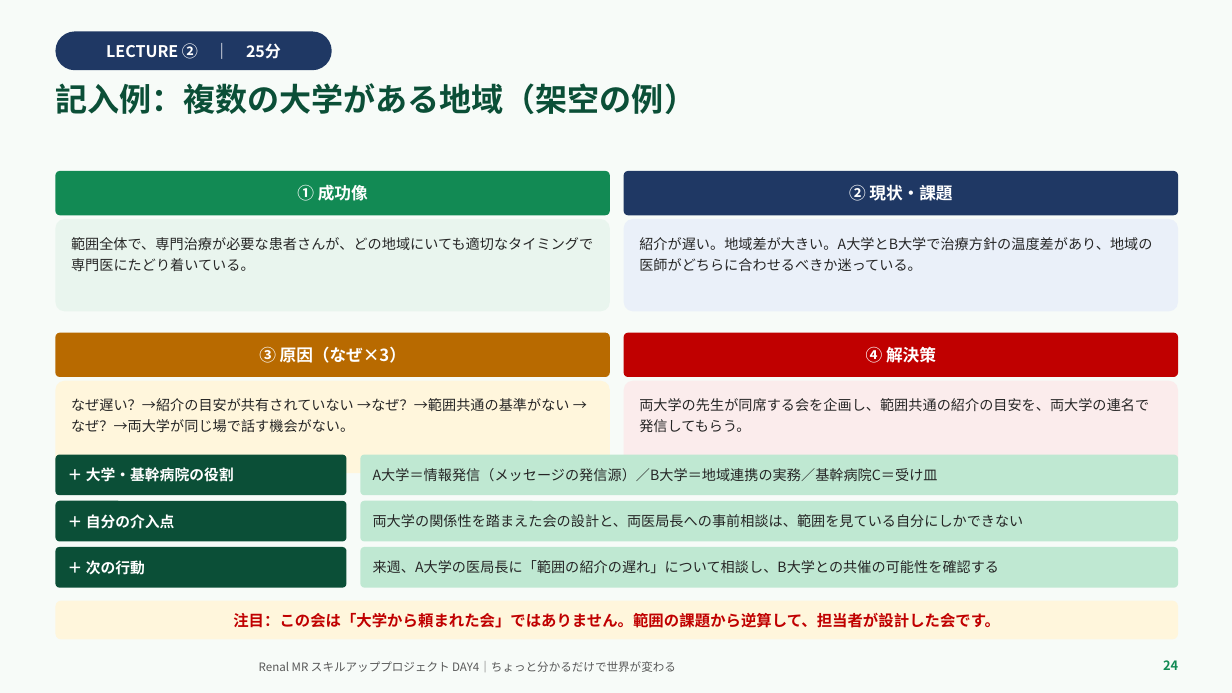
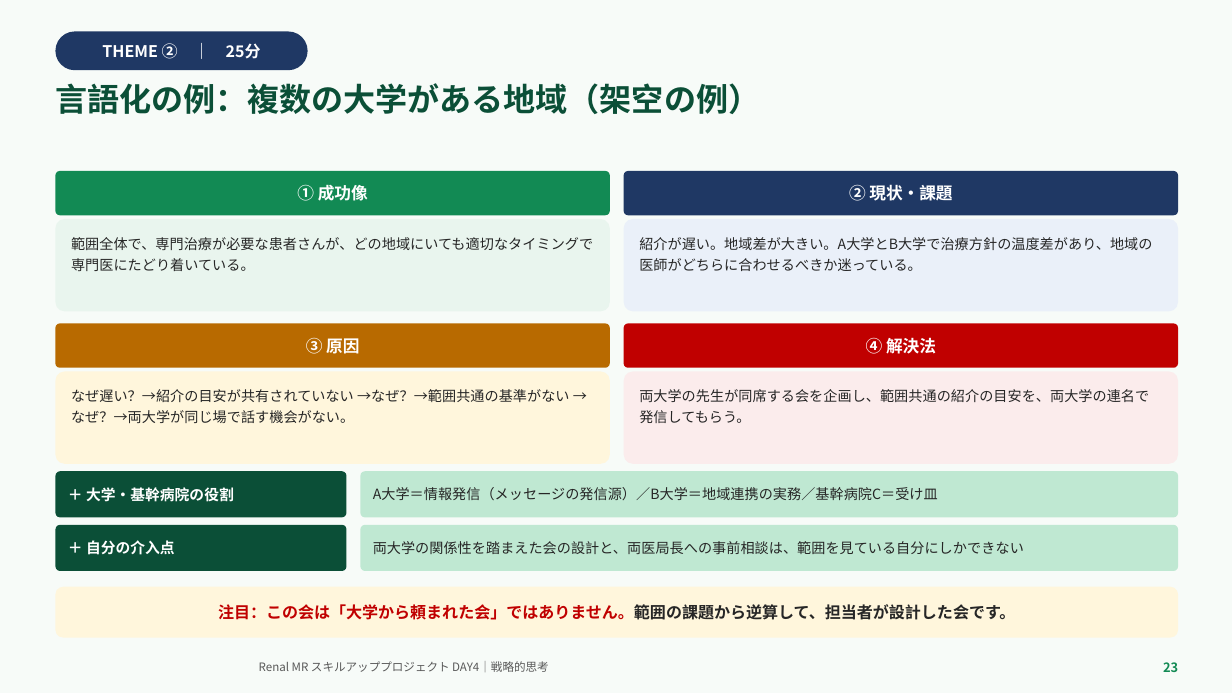
Before and after one commit to TAKUYA-1187/Claude, a slide deck: slide 23 of novartis_training/DAY4_ちょっと分かるだけで世界が変わる.pptx (slide 24 before the commit). Drawn at 1232x693 pixels with LibreOffice and Linux fonts; fonts in the diff are those of the drawing; background and template pictures are left out. Boxes give left, top, right and bottom in pixels: in the first picture for what was removed or moved away, otherwise in the second. Text is boxed around its words. In the diff, an @@ line names an element or a change of style, - is before the commit and + after.

```diff
--- a/novartis_training/DAY4_ちょっと分かるだけで世界が変わる.pptx
+++ b/novartis_training/DAY4_ちょっと分かるだけで世界が変わる.pptx
@@ rounded rectangle "THEME ② ｜ 25分" resized from (x1=55, y1=31, x2=332, y2=70) to (x1=55, y1=31, x2=308, y2=70) @@
@@ text in rounded rectangle at (x1=102, y1=43, x2=261, y2=59): text changed @@
-LECTURE ② ｜ 25分
+THEME ② ｜ 25分
@@ text at (x1=55, y1=83, x2=760, y2=114): text changed @@
-記入例：複数の大学がある地域（架空の例）
+言語化の例：複数の大学がある地域（架空の例）
@@ 4 rounded rectangles moved together from (x1=55, y1=333, x2=1178, y2=473) to (x1=55, y1=323, x2=1178, y2=464) @@
@@ text in rounded rectangle at (x1=306, y1=335, x2=359, y2=357): text changed @@
-③ 原因（なぜ×3）
+③ 原因
@@ text in rounded rectangle at (x1=866, y1=337, x2=936, y2=354): text changed @@
-④ 解決策
+④ 解決法
@@ rounded rectangle "＋ 大学・基幹病院の役割" resized from (x1=55, y1=455, x2=347, y2=495) to (x1=55, y1=471, x2=347, y2=518) @@
@@ rounded rectangle "A大学＝情報発信（メッセージの発信源）／B大学＝地域連携の実務／基幹病院C＝受け皿" resized from (x1=360, y1=455, x2=1178, y2=495) to (x1=360, y1=471, x2=1178, y2=518) @@
@@ rounded rectangle "＋ 自分の介入点" resized from (x1=55, y1=501, x2=347, y2=542) to (x1=55, y1=525, x2=347, y2=571) @@
@@ rounded rectangle "両大学の関係性を踏まえた会の設計と、両医局長への事前相談は、範囲を見ている自分にしかできない" resized from (x1=360, y1=501, x2=1178, y2=542) to (x1=360, y1=525, x2=1178, y2=571) @@
@@ rounded rectangle removed at (x1=55, y1=547, x2=347, y2=588) @@
-＋ 次の行動
@@ rounded rectangle removed at (x1=360, y1=547, x2=1178, y2=588) @@
-来週、A大学の医局長に「範囲の紹介の遅れ」について相談し、B大学との共催の可能性を確認する
@@ rounded rectangle "注目：この会は「大学から頼まれた会」ではありません。範囲の課題から逆算して、担当者が設計した会です。" resized from (x1=55, y1=601, x2=1178, y2=640) to (x1=55, y1=587, x2=1178, y2=638) @@
@@ rounded rectangle "注目：この会は「大学から頼まれた会」ではありません。範囲の課題から逆算して、担当者が設計した会です。" at (x1=55, y1=587, x2=1178, y2=638): size 12 to 12.5 pt; text colour #C00000 to #262626 in "注目：この会は「大学から頼まれた会」ではありません。範囲の課題から逆算して、担当者が設計した会です。" @@
@@ text at (x1=259, y1=661, x2=549, y2=672): text changed @@
-Renal MR スキルアッププロジェクト DAY4｜ちょっと分かるだけで世界が変わる
+Renal MR スキルアッププロジェクト DAY4｜戦略的思考
@@ text at (x1=1163, y1=662, x2=1178, y2=672): text changed @@
-24
+23
```
Also in this commit, not shown: 26 other slides changed, 3 slides added, 5 slides removed, 2 other files.
